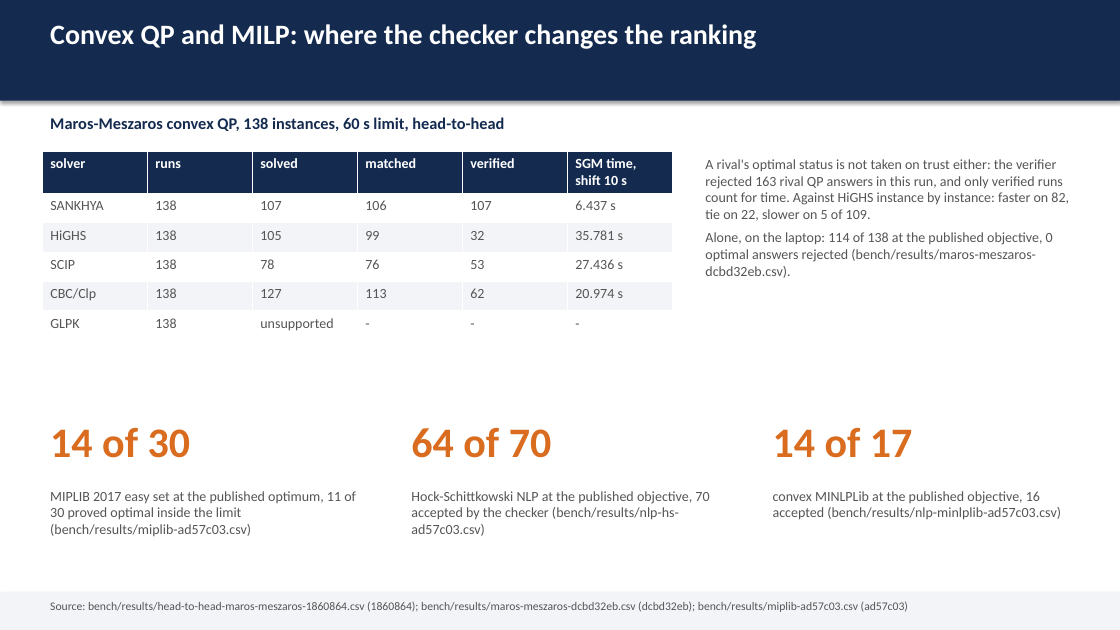
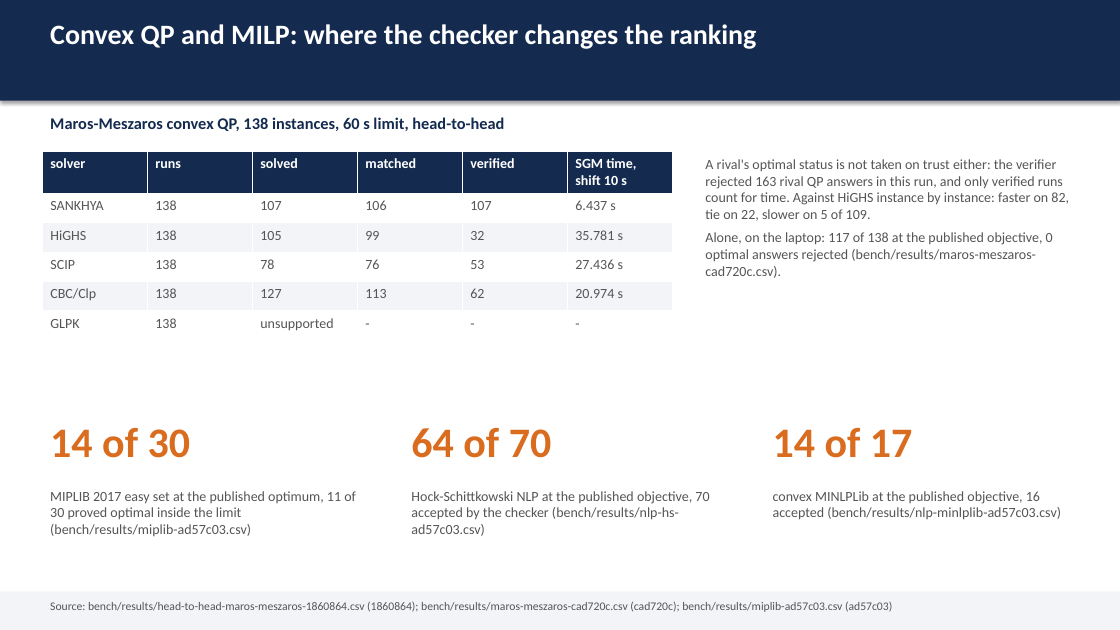
Before and after one commit to Bhumika-1432006/SANKHYA, a slide deck: slide 6 of docs/SANKHYA-deck.pptx. Drawn at 1120x630 pixels with LibreOffice and Linux fonts; fonts in the diff are those of the drawing. Boxes give left, top, right and bottom in pixels: in the first picture for what was removed or moved away, otherwise in the second. Text is boxed around its words. In the diff, an @@ line names an element or a change of style, - is before the commit and + after.

Commit message:
bench(qp): Maros-Meszaros on main at cad720c in CI, 117 matched and 124 verified of 138 (#1065)
bench(qp): Maros-Meszaros on main at cad720c in CI, 117 matched and 124 verified of 138

All 138 instances at 60 s on GitHub Actions ubuntu-latest (4 vCPUs, 15 GB), run by
bench.yml's maros-meszaros suite at the full commit hash cad720c4b46aee626f2455463ed361f90fef722b
(run 39222564398; bench/results/maros-meszaros-cad720c.csv is its artifact): optimal on 119,
within 1e-6 of the reference on 117, verifier-accepted on 124, no optimal the verifier rejects.

It supersedes the laptop runs under WSL as the cited one: against maros-meszaros-dcbd32eb.csv
(114 / 121 / 116) it gains boyd2, cont-300 and cvxqp2l, which only lost to the clock on a VM
shared with other jobs (here 31 s, 22 s and 23 s), and loses nothing. Three instances end at
the limit: cvxqp1l, cvxqp3l, liswet7. The workflow reports failure because the runner exits
nonzero when an instance fails; the CSV was written and uploaded first.

docs/BENCHMARKS.md, docs/REPORT.md and the README scoreboard regenerated by their scripts; the
README paragraph and the PS26119 coverage line read this run.

Refs #980, #981.

```diff
--- a/docs/SANKHYA-deck.pptx
+++ b/docs/SANKHYA-deck.pptx
@@ text at (705, 232, 1053, 278): text changed @@
-Alone, on the laptop: 114 of 138 at the published objective, 0 optimal answers rejected (bench/results/maros-meszaros-dcbd32eb.csv).
+Alone, on the laptop: 117 of 138 at the published objective, 0 optimal answers rejected (bench/results/maros-meszaros-cad720c.csv).
@@ text at (50, 601, 892, 612): text changed @@
-Source: bench/results/head-to-head-maros-meszaros-1860864.csv (1860864); bench/results/maros-meszaros-dcbd32eb.csv (dcbd32eb); bench/results/miplib-ad57c03.csv (ad57c03)
+Source: bench/results/head-to-head-maros-meszaros-1860864.csv (1860864); bench/results/maros-meszaros-cad720c.csv (cad720c); bench/results/miplib-ad57c03.csv (ad57c03)
```
Also in this commit, not shown: 1 other slide changed, 6 other files.
